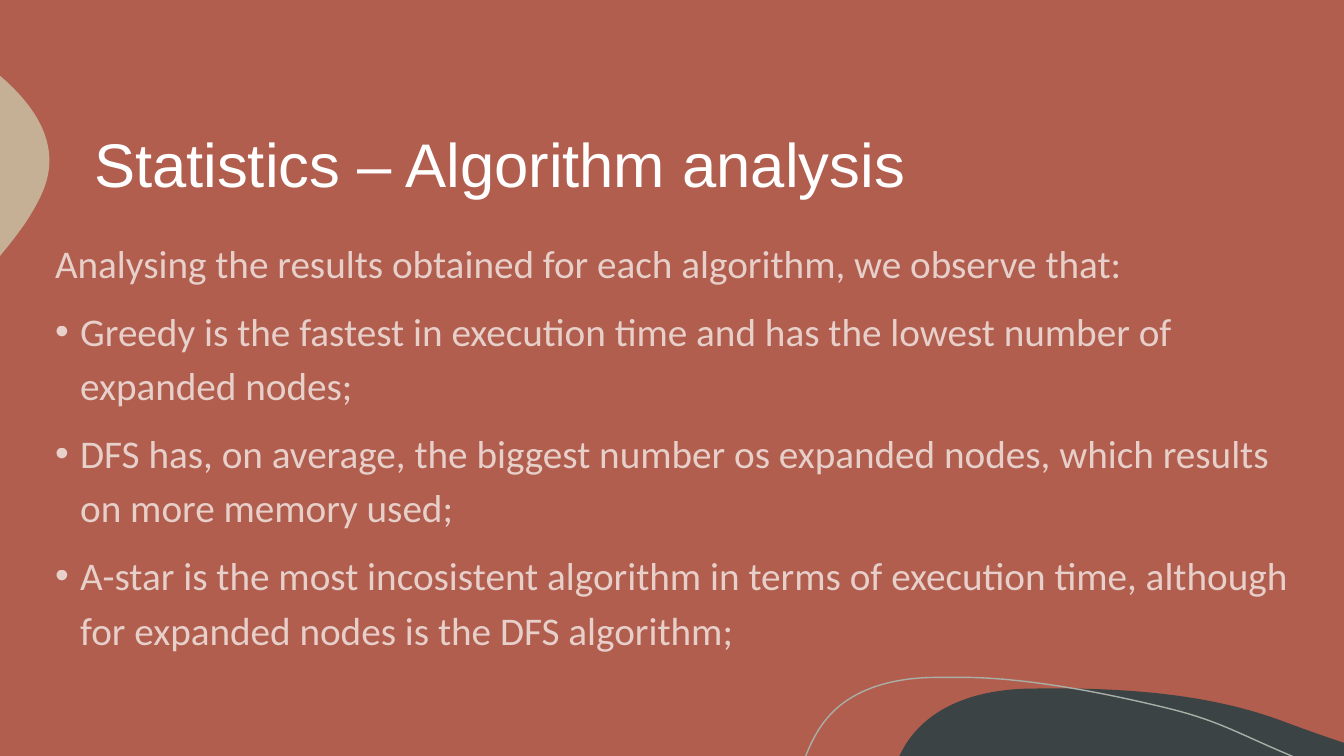
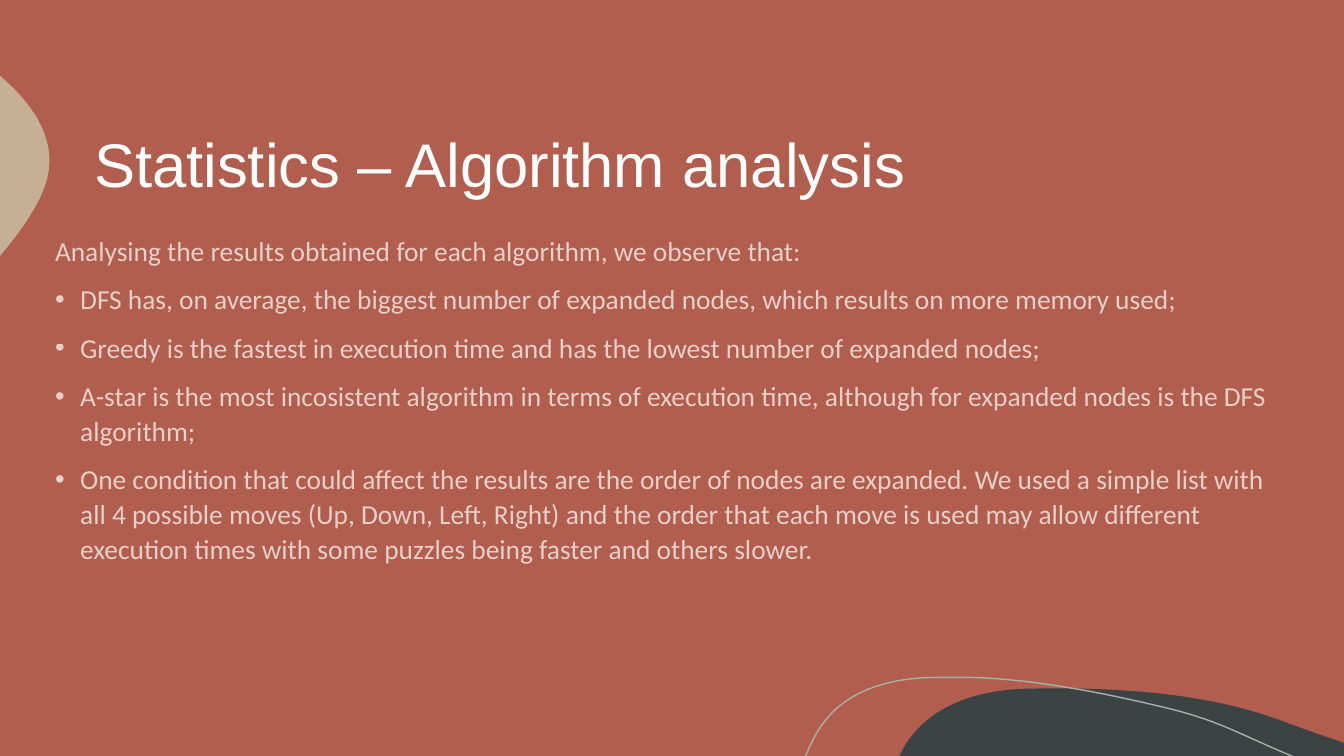
Before and after one commit to itsdomsantos/IART-2022, a slide deck: slide 8 of Chess Snake Puzzles – 2022 IA Project - Final Delivery.pptx. Drawn at 1344x756 pixels with LibreOffice and Linux fonts; fonts in the diff are those of the drawing. Boxes give left, top, right and bottom in pixels: in the first picture for what was removed or moved away, otherwise in the second. Text is boxed around its words. In the diff, an @@ line names an element or a change of style, - is before the commit and + after.

```diff
--- a/Chess Snake Puzzles – 2022 IA Project - Final Delivery.pptx
+++ b/Chess Snake Puzzles – 2022 IA Project - Final Delivery.pptx
@@ text at [55,242,1266,446]: size 28 to 19.6 pt in "Analysing the results obtained for each algorithm, ...", "Greedy is the fastest in execution time ...", "A-star is the most incosistent algorithm in ..."; line spacing 1.15 to 1.05 @@
@@ text at [80,290,1175,314]: paragraph added @@
+• DFS has, on average, the biggest number of expanded nodes, which results on more memory used;
@@ text at [80,441,1269,528]: paragraph removed @@
-• DFS has, on average, the biggest number os expanded nodes, which results on more memory used;
@@ text at [80,470,1263,564]: paragraph added @@
+• One condition that could affect the results are the order of nodes are expanded. We used a simple list with all 4 possible moves (Up, Down, Left, Right) and the order that each move is used may allow different execution times with some puzzles being faster and others slower.
```
Also in this commit, not shown: 2 other slides changed.
